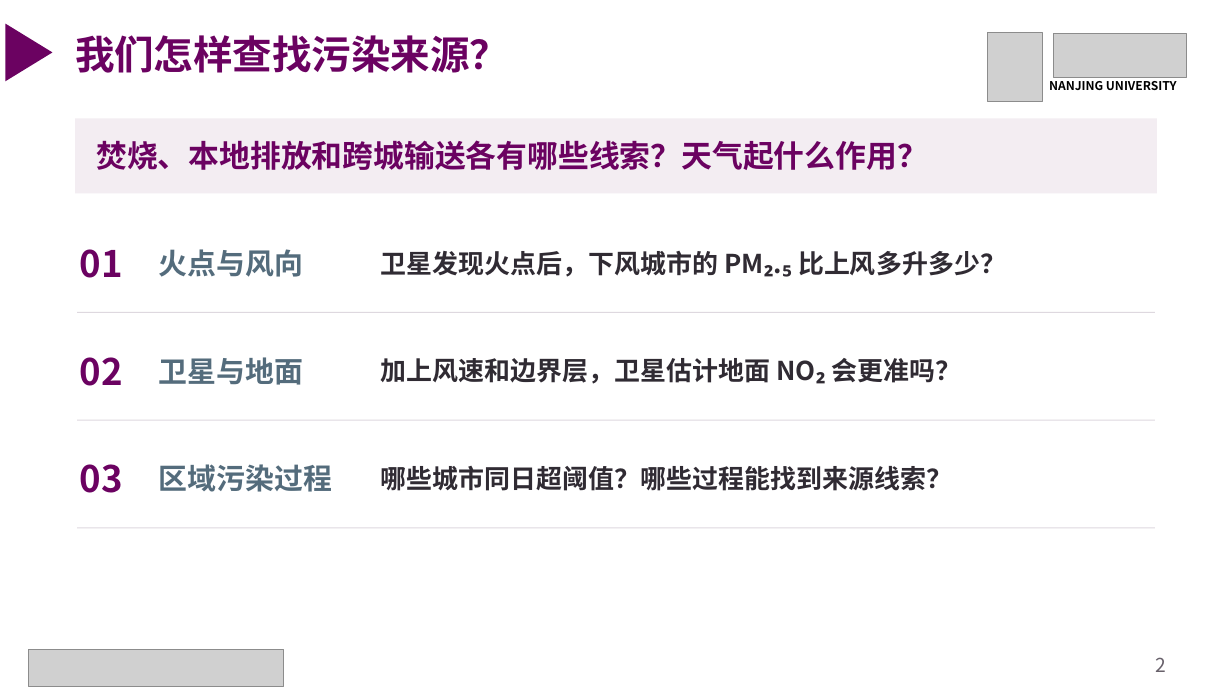
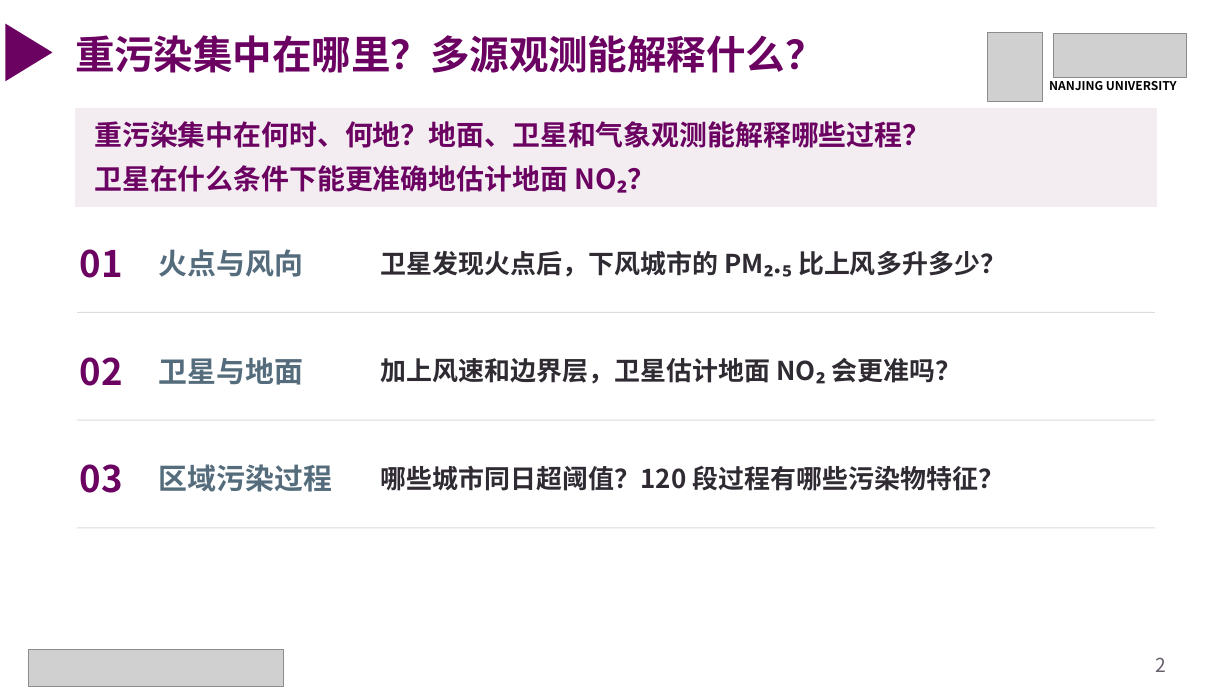
Before and after one commit to gxm-nju/china-air-pollution, a slide deck: slide 2 of docs/课堂展示.pptx. Drawn at 1232x693 pixels with LibreOffice and Linux fonts; fonts in the diff are those of the drawing; grey boxes stand for pictures. Boxes give left, top, right and bottom in pixels: in the first picture for what was removed or moved away, otherwise in the second. Text is boxed around its words. In the diff, an @@ line names an element or a change of style, - is before the commit and + after.

Commit message:
完成120段城市污染过程筛查并发布实验总说明

```diff
--- a/docs/课堂展示.pptx
+++ b/docs/课堂展示.pptx
@@ text at (75, 35, 825, 73): text changed @@
-我们怎样查找污染来源？
+重污染集中在哪里？多源观测能解释什么？
@@ rectangle: place and size @@
-rectangle at (75, 118, 1157, 193)
+rectangle at (75, 108, 1157, 207)
@@ text added at (94, 121, 930, 148), 21.8 pt, text #6B0261, bold @@
+重污染集中在何时、何地？地面、卫星和气象观测能解释哪些过程？
@@ text removed at (96, 140, 928, 170) @@
-焚烧、本地排放和跨城输送各有哪些线索？天气起什么作用？
@@ text added at (94, 165, 655, 193), 21.8 pt, text #6B0261, bold @@
+卫星在什么条件下能更准确地估计地面 NO₂？
@@ text at (380, 465, 1004, 491): text changed @@
-哪些城市同日超阈值？哪些过程能找到来源线索？
+哪些城市同日超阈值？120 段过程有哪些污染物特征？
```
Also in this commit, not shown: 7 other slides changed, 3 slides added, 1 slide removed, 20 other files.
